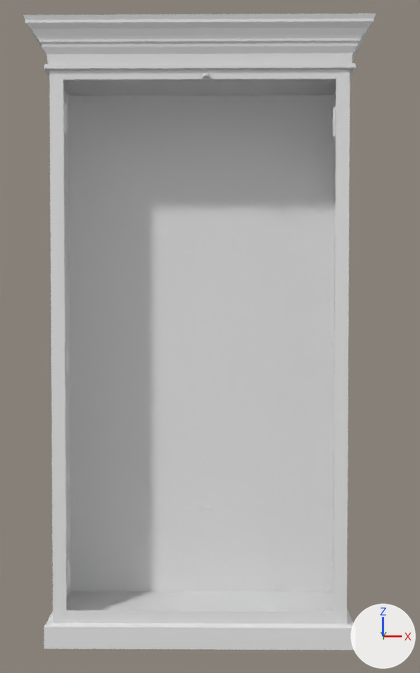
An edit to the Blender file Assets/Resources/Models_Western/Closet.blend, drawn before and after from the same camera.
Both versions are drawn from the file's camera 'Camera'. The lights are fixed; the arrows at lower right show +X, +Y and +Z.

In view in the first picture: 'Closet', 'Cylinder.002'.
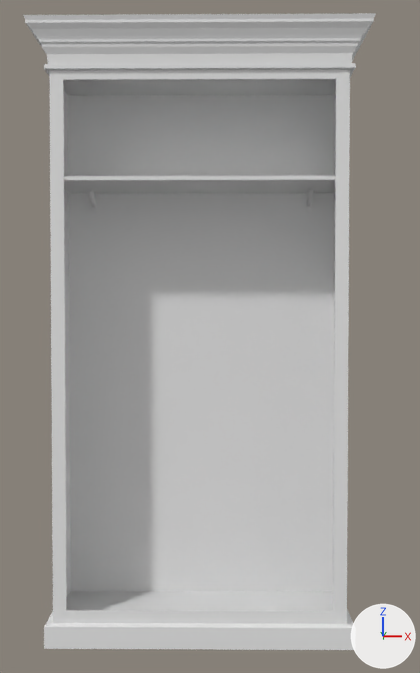
What differs and where, as boxes (x1, y1, x2, y2) in the pictures (420 x 673 px):
'Cube', added: after (64, 176, 335, 194)
'Cube.002', shown: after (86, 189, 315, 212)

The edits, one by one:
Mesh me_cube is new.
It is a box spanning x -1.0..1.0, y -1.0..1.0, z -1.0..1.0.
Object 'Cube.002' (ob_cube_002) is now shown.
Object 'Cylinder.002' (ob_cylinder_002) is now hidden.
Object 'Cube' (ob_cube) is new; it shows me_cube.
Its location is (-0.98, 0.03, 4.56).
Its scale is (1.14, 0.329, 0.015).
